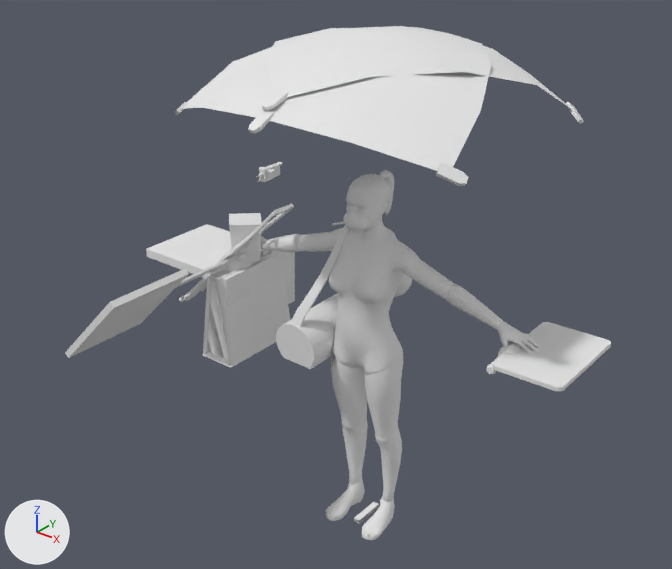
Renders of the COLLADA model objects3d/civilian5_western.dae from each side of a commit.
Before and after are seen from a camera (50 mm lens) standing at (30.0, -40.8, 41.9) and looking at (-1.5, -1.4, 17.5). Arrows for +X, +Y and +Z are at lower left; the lights stay in place. Where no turn or scale is listed for an object, it has been applied to the vertices.

The older version as bpy lines, for what is in view:
```python
me_centermesh = bpy.data.meshes.new('centerMesh')
me_centermesh.from_pydata(...)  # a box spanning x -0.22..0.22, y -0.23..0.0, z -1.1..1.1
me_centermesh.materials.append(mat_02___default)  # its picture is missing
me_uparm2mesh = bpy.data.meshes.new('UpArm2Mesh')
me_uparm2mesh.from_pydata(...)  # 85 vertices, 166 faces; spans x -0.47..3.59, y -0.77..1.47, z -0.71..0.71
me_uparm2mesh.materials.append(mat_02___default)  # its picture is missing
me_upleg2mesh = bpy.data.meshes.new('UpLeg2Mesh')
me_upleg2mesh.from_pydata(...)  # 87 vertices, 170 faces; spans x -1.29..1.0, y -0.89..5.35, z -1.4..1.4
me_upleg2mesh.materials.append(mat_02___default)  # its picture is missing
ob_center = bpy.data.objects.new('center', me_centermesh)
ob_center.parent = ob_root
ob_center.location = (0.0, -0.0409, 0.0)
ob_uparm2 = bpy.data.objects.new('UpArm2', me_uparm2mesh)
ob_uparm2.parent = ob_upbody
ob_uparm2.location = (2.159, -6.257, 0.387)
ob_upleg2 = bpy.data.objects.new('UpLeg2', me_upleg2mesh)
ob_upleg2.parent = ob_upbody
ob_upleg2.location = (1.351, 1.174, 0.138)
# also in view: 'LowLeg2' at (1.3, 0.7, 4.4); 'Handbag05' at (-9.9, -0.6, 13.2); 'Umbrella002' at (0.1, -0.3, 30.0); 'UpLeg1' at (-1.5, 0.0, 9.8); 'ShoppingBag' at (11.8, 0.6, 16.6)
```
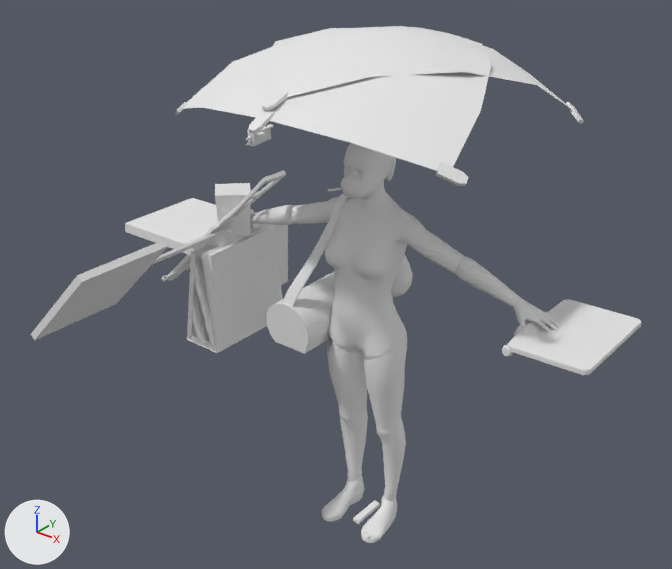
Where the change shows, as pixel boxes (x1, y1, x2, y2) in the pictures (672 x 569 px):
'UpBody', rescaled (12% wider, 12% taller)
    before: (329, 221, 409, 375)
    after: (325, 187, 415, 360)
'ProtestSign', rescaled (12% wider, 9% taller)
    before: (65, 254, 239, 358)
    after: (31, 228, 226, 341)
'Handbag05', rescaled (9% wider, 9% taller)
    before: (204, 250, 290, 367)
    after: (189, 224, 283, 352)
'ShoppingBag', rescaled (12% wider, 10% taller)
    before: (492, 322, 611, 391)
    after: (508, 299, 641, 375)
'trolley', rescaled (12% wider, 12% taller)
    before: (276, 226, 349, 369)
    after: (266, 193, 348, 354)
'Handbag07', rescaled (8% wider)
    before: (146, 224, 232, 279)
    after: (125, 198, 218, 255)
'Handbag', rescaled (11% wider, 10% taller)
    before: (222, 250, 295, 307)
    after: (207, 223, 288, 286)
'UpLeg2', rescaled (10% wider, 10% taller)
    before: (364, 362, 403, 439)
    after: (364, 346, 407, 431)
'UpArm2', rescaled (12% wider, 9% taller)
    before: (395, 248, 454, 300)
    after: (398, 217, 464, 274)
'Head1', rescaled
    before: (348, 170, 394, 232)
    after: (345, 145, 396, 200)
'UpLeg1', rescaled (11% wider, 7% taller)
    before: (331, 349, 367, 429)
    after: (327, 334, 367, 420)
'LowArm2', rescaled (14% wider, 8% taller)
    before: (446, 283, 503, 330)
    after: (455, 256, 520, 307)
'ak47', rescaled (9% wider, 13% taller)
    before: (179, 203, 294, 302)
    after: (161, 170, 286, 282)
'Handbag01', rescaled (12% wider, 8% taller)
    before: (229, 213, 261, 262)
    after: (215, 183, 251, 236)
'UpArm1', rescaled (7% wider, 12% taller)
    before: (296, 228, 341, 252)
    after: (289, 197, 337, 224)
'LowLeg2', rescaled (11% wider, 10% taller)
    before: (375, 432, 402, 502)
    after: (376, 424, 406, 501)
'LowLeg1', rescaled (7% wider, 9% taller)
    before: (342, 418, 368, 485)
    after: (340, 409, 368, 482)
'Hand2', rescaled (11% wider, 12% taller)
    before: (497, 321, 540, 353)
    after: (513, 297, 561, 333)
'Handbag04', rescaled (7% wider, 13% taller)
    before: (203, 276, 232, 364)
    after: (187, 251, 218, 351)
'LowArm1', rescaled (12% wider)
    before: (261, 234, 301, 253)
    after: (250, 205, 295, 225)
'Feet1', rescaled (10% wider, 9% taller)
    before: (326, 479, 365, 521)
    after: (322, 476, 365, 522)
'Feet2', rescaled (9% wider, 11% taller)
    before: (362, 497, 395, 540)
    after: (361, 495, 397, 543)
'MilitiaMask1', rescaled (7% wider, 13% taller)
    before: (343, 210, 369, 232)
    after: (341, 174, 369, 199)
'Handbag03', rescaled (10% wider, 9% taller)
    before: (203, 251, 273, 366)
    after: (187, 226, 264, 352)
'SittingBaby', rescaled (12% wider, 10% taller)
    before: (257, 162, 282, 182)
    after: (246, 124, 274, 146)
'cofee2', rescaled
    before: (223, 252, 263, 272)
    after: (208, 224, 261, 247)
'molotow', rescaled (11% wider, 10% taller)
    before: (486, 334, 532, 374)
    after: (502, 312, 553, 356)
'Head2', rescaled
    before: (346, 170, 386, 231)
    after: (344, 143, 388, 199)
'center', rescaled (8% wider, 14% taller)
    before: (354, 502, 379, 523)
    after: (353, 500, 380, 524)
'Handbag06', rescaled (10% wider, 11% taller)
    before: (203, 277, 231, 368)
    after: (187, 252, 218, 353)
'cellphone2', rescaled
    before: (237, 254, 247, 260)
    after: (224, 228, 234, 234)
'cigarett', rescaled
    before: (332, 222, 344, 225)
    after: (328, 187, 342, 192)
'cellphone1', rescaled
    before: (236, 254, 246, 261)
    after: (223, 223, 253, 235)
'Pistol', rescaled (not visible before)
    after: (226, 212, 256, 229)

The edits, one by one:
Object 'center' (ob_center) is rescaled from (1.0, 1.0, 1.0) to (1.1, 1.1, 1.1).
